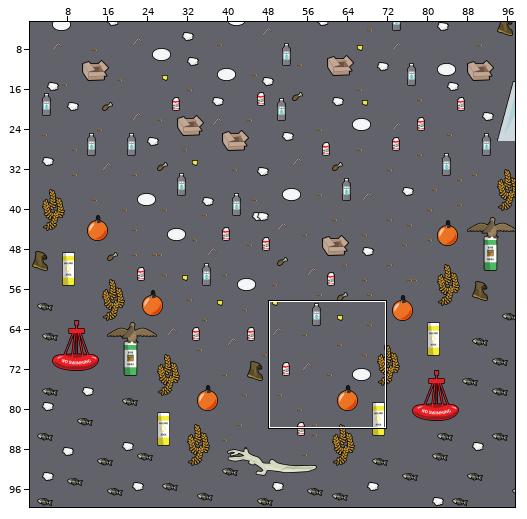
An edit to a level. Tiled map, src/tiled/funnel.tmx. The first picture is a wide view before the edit; the outline marks the close-up.
Close-up. Old version:
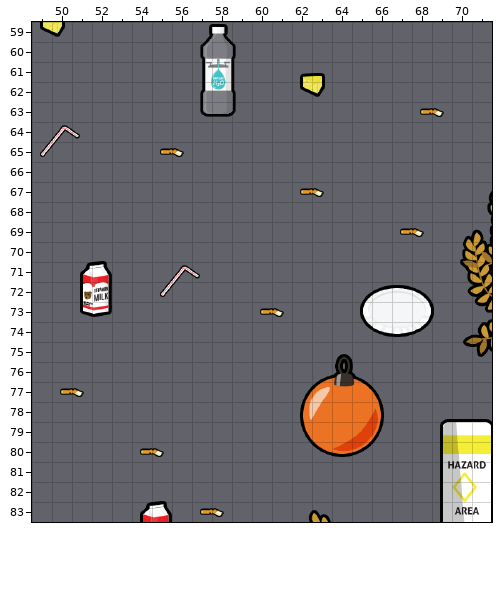
Cells are 32x32 px. Shown: x 49..71, y 59..83. The commit also changed other parts of the map, which this record leaves out. Layer "Tile Layer 1" is drawn 12,-8 px off the grid.
And afterwards:
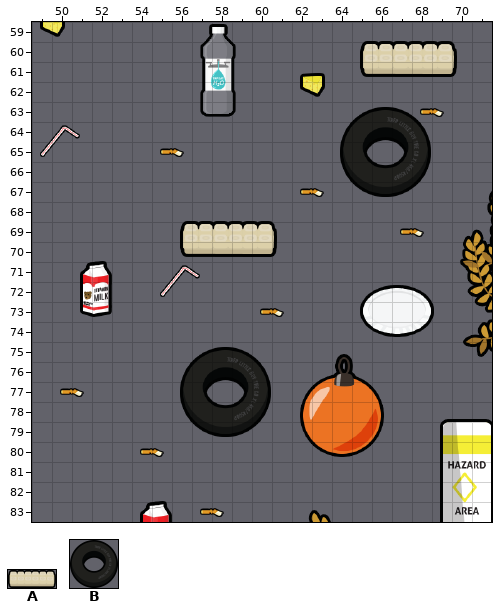
Key: from "junk": A 14 "egg-carton", B 46 "tire".
_ is an empty cell, . an unchanged one.
Change:
--- layer "Tile Layer 1"
@@ x 65..65 @@
-61 _
+61 A
@@ x 64..64 @@
-67 _
+67 B
@@ x 56..56 @@
-70 _
+70 A
@@ x 56..56 @@
-79 _
+79 B
Boxes around the changes in both close-ups, in picture pixels (x1, y1, x2, y2):
added: (360, 41, 457, 77)
added: (340, 107, 431, 197)
added: (180, 221, 277, 257)
added: (180, 347, 271, 437)
